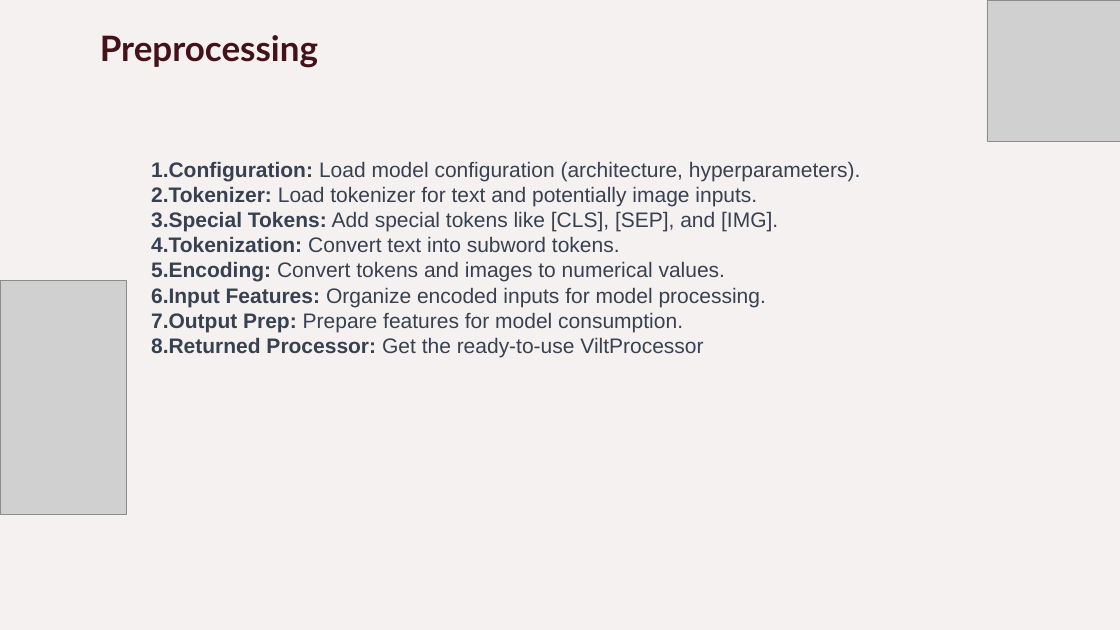
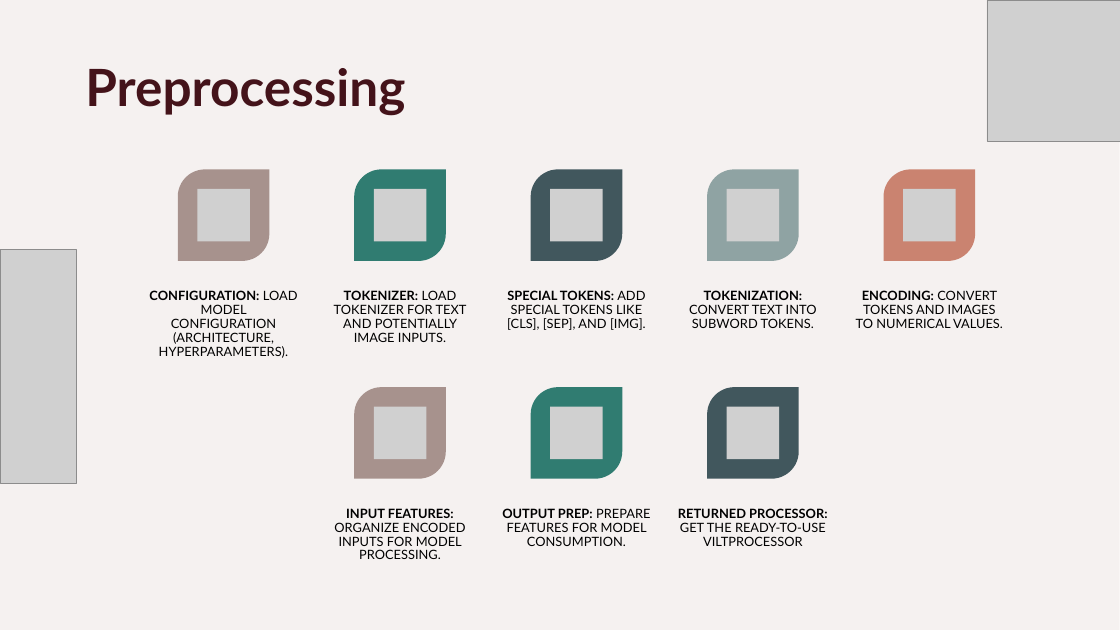
Before and after one commit to venkatarachakondadcmail/AI-Product-based-on-a-Language-Model-, a slide deck: slide 7 of Presentation.pptx. Drawn at 1120x630 pixels with LibreOffice and Linux fonts; fonts in the diff are those of the drawing; grey boxes stand for pictures; background and template pictures are left out. Boxes give left, top, right and bottom in pixels: in the first picture for what was removed or moved away, otherwise in the second. Text is boxed around its words. In the diff, an @@ line names an element or a change of style, - is before the commit and + after.

Commit message:
Updated Presentation

```diff
--- a/Presentation.pptx
+++ b/Presentation.pptx
@@ picture removed at box(0, 0, 1120, 128) @@
@@ title "Preprocessing": place and size @@
-title "Preprocessing" at box(100, 35, 318, 68)
+title "Preprocessing" at box(85, 68, 405, 116)
@@ title "Preprocessing" at box(85, 68, 405, 116): size 30 to 44 pt @@
@@ text removed at box(151, 161, 860, 358) @@
-1. Configuration: Load model configuration (architecture, hyperparameters).
-2. Tokenizer: Load tokenizer for text and potentially image inputs.
-3. Special Tokens: Add special tokens like [CLS], [SEP], and [IMG].
-4. Tokenization: Convert text into subword tokens.
-5. Encoding: Convert tokens and images to numerical values.
-6. Input Features: Organize encoded inputs for model processing.
-7. Output Prep: Prepare features for model consumption.
-8. Returned Processor: Get the ready-to-use ViltProcessor
@@ picture: place and size @@
-picture at box(0, 280, 126, 514)
+picture at box(0, 250, 76, 484)
@@ group added at box(149, 170, 1003, 559): 8 round diag rects, 8 pictures, 8 texts @@
+CONFIGURATION: LOAD MODEL CONFIGURATION (ARCHITECTURE, HYPERPARAMETERS).
+TOKENIZER: LOAD TOKENIZER FOR TEXT AND POTENTIALLY IMAGE INPUTS.
+SPECIAL TOKENS: ADD SPECIAL TOKENS LIKE [CLS], [SEP], AND [IMG].
+TOKENIZATION: CONVERT TEXT INTO SUBWORD TOKENS.
+ENCODING: CONVERT TOKENS AND IMAGES TO NUMERICAL VALUES.
+INPUT FEATURES: ORGANIZE ENCODED INPUTS FOR MODEL PROCESSING.
+OUTPUT PREP: PREPARE FEATURES FOR MODEL CONSUMPTION.
+RETURNED PROCESSOR: GET THE READY-TO-USE VILTPROCESSOR
```
Also in this commit, not shown: 1 other slide changed, 6 slides added, 1 slide removed.
